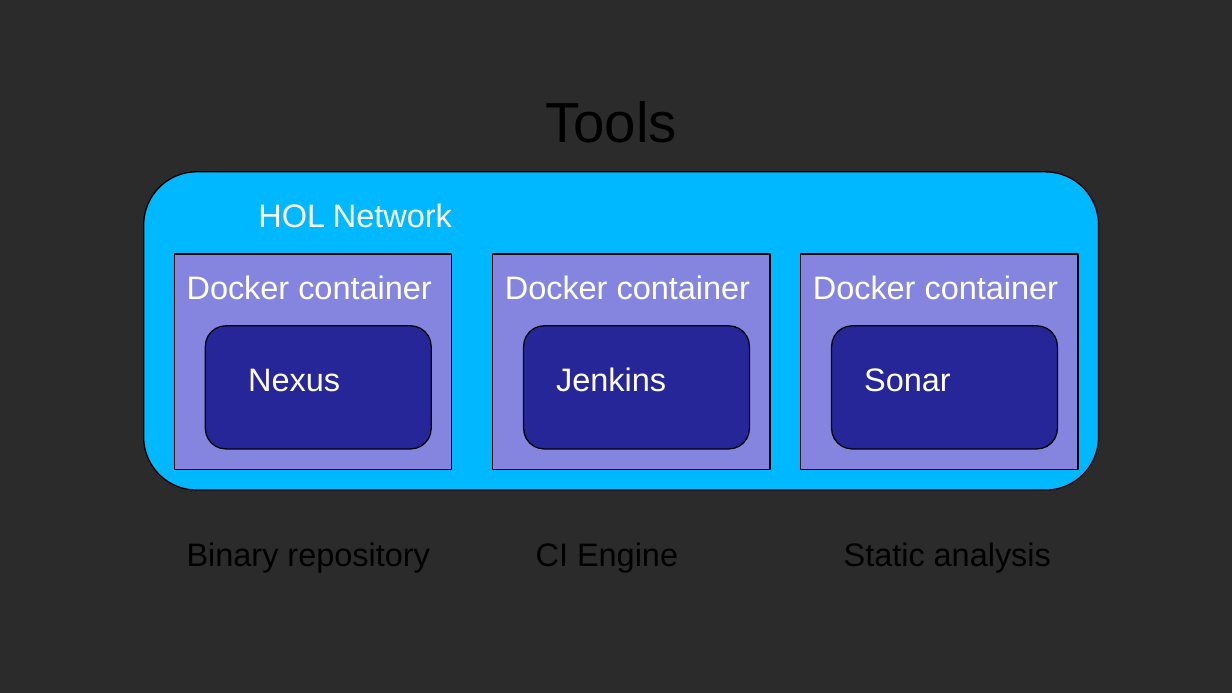
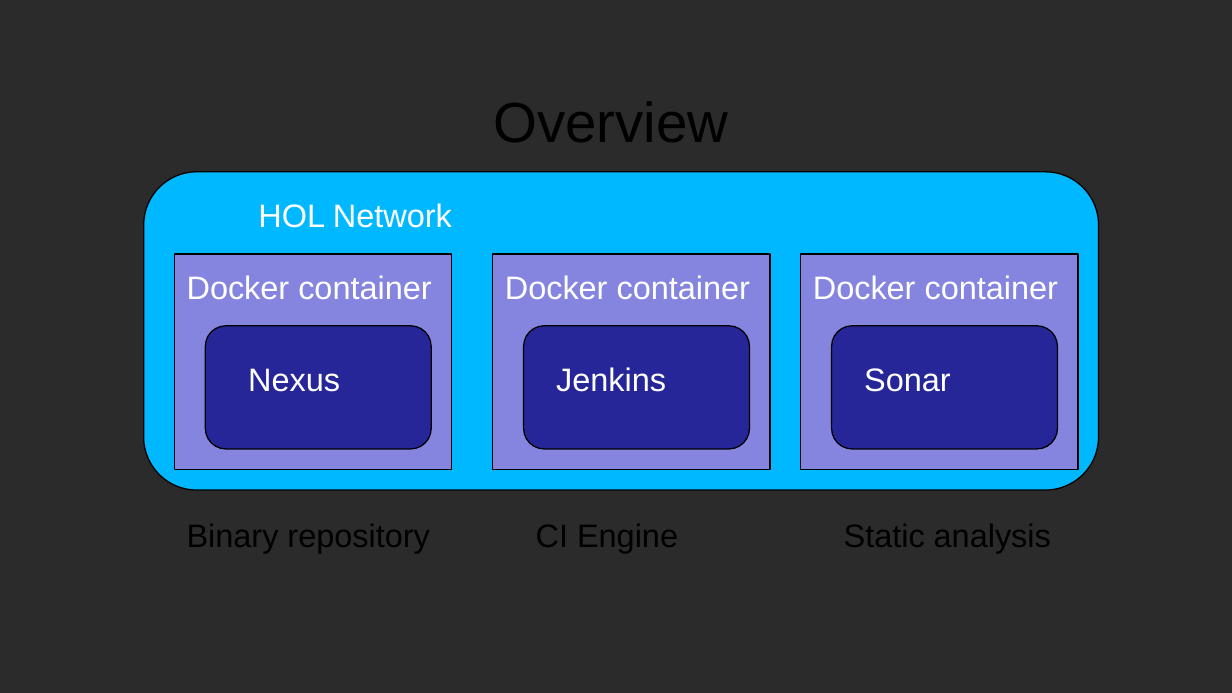
Before and after one commit to boyarsky/OracleCodeOne2018-HOL-Automating-Stack-Groovy, a slide deck: slide 7 of 2018-OracleCodeOne-Authomating Stack.ppt (slide 6 before the commit). Drawn at 1232x693 pixels with LibreOffice and Linux fonts; fonts in the diff are those of the drawing; background and template pictures are left out; a plain dark background stands for a picture behind light text. Boxes give left, top, right and bottom in pixels: in the first picture for what was removed or moved away, otherwise in the second. Text is boxed around its words. In the diff, an @@ line names an element or a change of style, - is before the commit and + after.

```diff
--- a/2018-OracleCodeOne-Authomating Stack.ppt
+++ b/2018-OracleCodeOne-Authomating Stack.ppt
@@ title at [493, 102, 728, 142]: text changed @@
-Tools
+Overview
@@ 3 texts: place and size @@
-3 texts at [187, 543, 1051, 572]
+3 texts at [187, 524, 1051, 553]
```
Also in this commit, not shown: 5 other slides changed, 2 other files.
